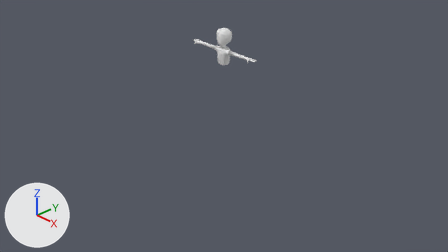
A saved change to the Blender file Assets/Objects/Player/Model/player.blend.
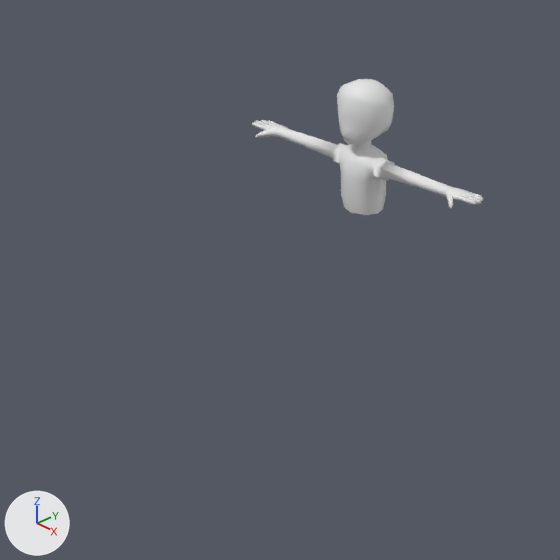
There are two pictures of each version: one from the file's camera 'Camera', one close up on the part from 28% to 62% of the width and 2% to 63% of the height. Every picture has the same lights, and +X, +Y and +Z are marked at lower left.
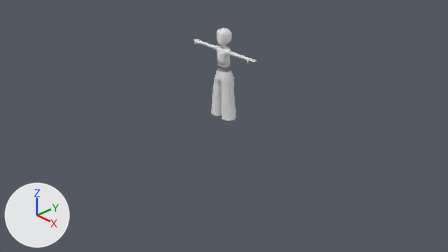
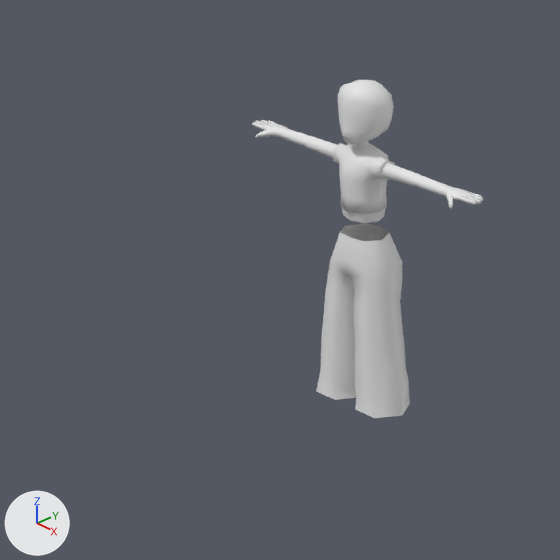
Edits to the bpy script that builds the scene:
```text
Change me_cylinder:
    used by ob_cylinder; location = (0.0, 0.004, 1.299); scale = (0.131, 0.131, 0.131)
    remove me_cylinder.from_pydata(...)  # 290 vertices, 285 faces; spans x 0.0..5.83, y -0.78..0.78, z -1.2..1.5
    add me_cylinder.from_pydata(...)  # 316 vertices, 306 faces; spans x 0.0..5.83, y -0.9..0.83, z -1.49..1.57
    me_cylinder part 1
    23 vertices are removed from x 0.0..0.94, y -0.63..0.63, z -1.2..1.5
    32 faces are deleted
    22 vertices move from x 0.0..0.94, y -0.78..0.78, z -0.64..1.16 to x 0.0..0.96, y -0.9..0.76, z -0.64..1.19
    43 vertices are added at x 0.0..0.96, y -0.83..0.83, z -1.49..1.57
    47 new faces join them
Add me_cylinder_002:
    me_cylinder_002.from_pydata(...)  # 82 vertices, 82 faces; spans x 0.0..3.39, y -1.47..2.1, z 1.82..12.31
    me_cylinder_002.polygons.foreach_set('use_smooth', [True] * 82)
Add ob_cylinder_001:
    ob_cylinder_001 = bpy.data.objects.new('Cylinder.001', me_cylinder_002)
    ob_cylinder_001.location = (0.0, 0.0, 0.0)
    ob_cylinder_001.scale = (0.0826, 0.0826, 0.0826)
    _m = ob_cylinder_001.modifiers.new('Mirror', 'MIRROR')
    _m.use_clip = True
```

Boxes [x1, y1, x2, y2] around the edits, measured in the close-ups (560 x 560 px; the box of a moved part takes in the faces that stretch with it):
'Cylinder.001', added
    after: [316, 223, 410, 418]
'Cylinder', reshaped (8% taller)
    before: [252, 120, 483, 215]
    after: [252, 120, 483, 223]
part 1 of me_cylinder, moved or reshaped
    before: [333, 140, 388, 215]
    after: [333, 141, 389, 223]
